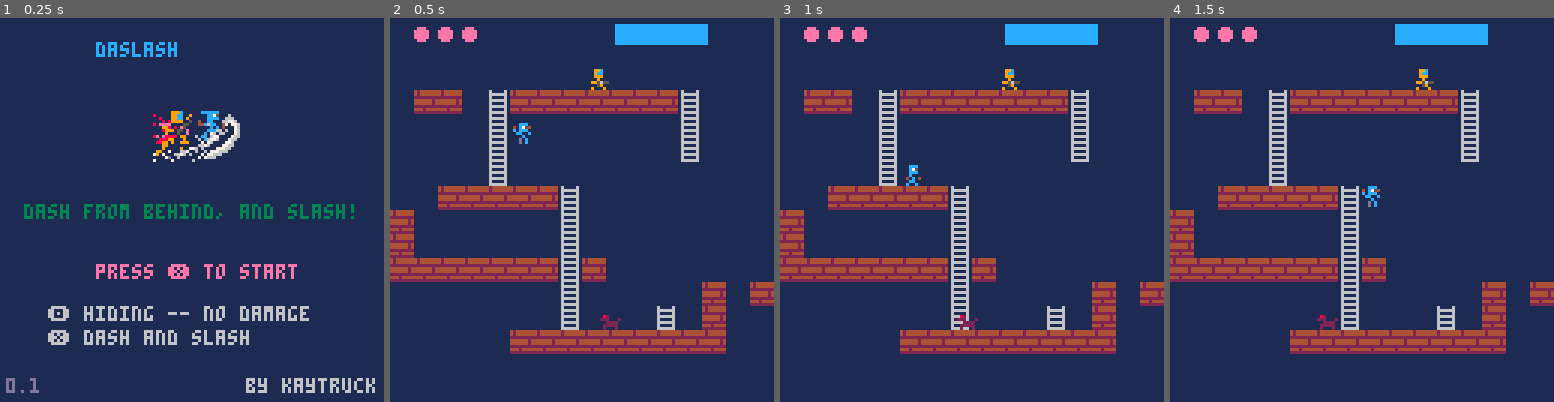
Above: before the commit, frames 1-4 (left to right).
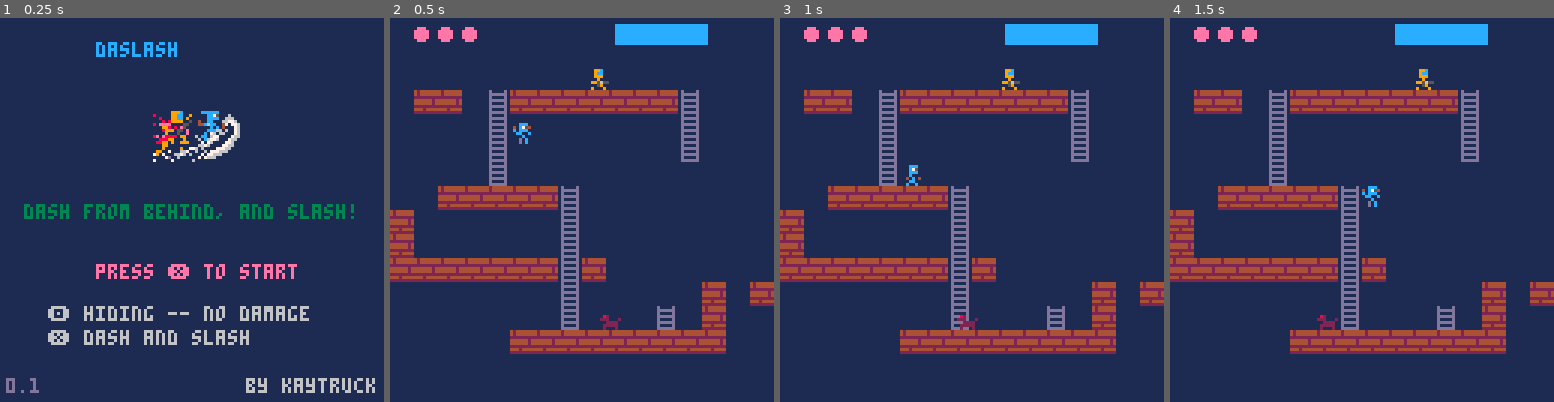
Above: after the commit, the same moments.

Repository: kaytruck/daslash
Game: PICO-8 cartridge daslash.p8
Two runs of this game, one before a commit and one after it. Both use one fixed random seed, a clock stepped at 60 frames per second and the inputs below.
Inputs:
- Up to frame 1 (0.25 s): no input
- Up to frame 2 (0.5 s): tap X (X key) at 0.33 s
- Up to frame 3 (1 s): tap O (Z key) at 0.7 s
- Up to frame 4 (1.5 s): tap X (X key) at 1.07 s

Frame 1 is identical in both runs. In frame 2, 2.7% of the frame differs, in the area x 25-81%, y 18-82%; in frame 3, 2.7%; in frame 4, 2.7%.

Commit message:
はしごの色を改善する

Diff:
--- a/daslash.p8
+++ b/daslash.p8
@@ -75,14 +75,14 @@
 00000000000000000000000000000000000000000000000000000000000000000000000000000000000000000000000000000000000000000000000000000000
 00000000000000000000000000000000000000000000000000000000000000000000000000000000000000000000000000000000000000000000000000000000
 00000000000000000000000000000000000000000000000000000000000000000000000000000000000000000000000000000000000000000000000000000000
-ffffffe2000000000000000022222222060000600000000000000000003333000000000000000000000000000000000000000000000000000000000000000000
-f22222e20000000000000000ffffffff06666660000000000000000003bbbb300000000000000000000000000000000000000000000000000000000000000000
-f22222e20000000000000000ddddd66d06000060000000000000000003333b300000000000000000000000000000000000000000000000000000000000000000
-f22222e200000000000000002222222206666660000000000000000003333b300000000000000000000000000000000000000000000000000000000000000000
-f22222e200000000000000002222222206000060000000000000000003333b300000000000000000000000000000000000000000000000000000000000000000
-f22222e200000000000000002222222206666660000000000000000003a33b300000000000000000000000000000000000000000000000000000000000000000
-eeeeee2200000000000000004444444406000060000000000000000003333b300000000000000000000000000000000000000000000000000000000000000000
-2222222200000000000000002222222206666660000000000000000003333b300000000000000000000000000000000000000000000000000000000000000000
+ffffffe20000000000000000222222220d0000d00000000000000000003333000000000000000000000000000000000000000000000000000000000000000000
+f22222e20000000000000000ffffffff0dddddd0000000000000000003bbbb300000000000000000000000000000000000000000000000000000000000000000
+f22222e20000000000000000ddddd66d0d0000d0000000000000000003333b300000000000000000000000000000000000000000000000000000000000000000
+f22222e20000000000000000222222220dddddd0000000000000000003333b300000000000000000000000000000000000000000000000000000000000000000
+f22222e20000000000000000222222220d0000d0000000000000000003333b300000000000000000000000000000000000000000000000000000000000000000
+f22222e20000000000000000222222220dddddd0000000000000000003a33b300000000000000000000000000000000000000000000000000000000000000000
+eeeeee220000000000000000444444440d0000d0000000000000000003333b300000000000000000000000000000000000000000000000000000000000000000
+222222220000000000000000222222220dddddd0000000000000000003333b300000000000000000000000000000000000000000000000000000000000000000
 00000777777777777770000000000000000000000000000000000000000000000000000000000000000000000000000000000000000000000000000000000000
 00077666666666666667700000000000000000000000000000000000000000000000000000000000000000000000000000000000000000000000000000000000
 00766dddddddddddddd6670000000000000000000000000000000000000000000000000000000000000000000000000000000000000000000000000000000000
Not shown, changed: README.md
